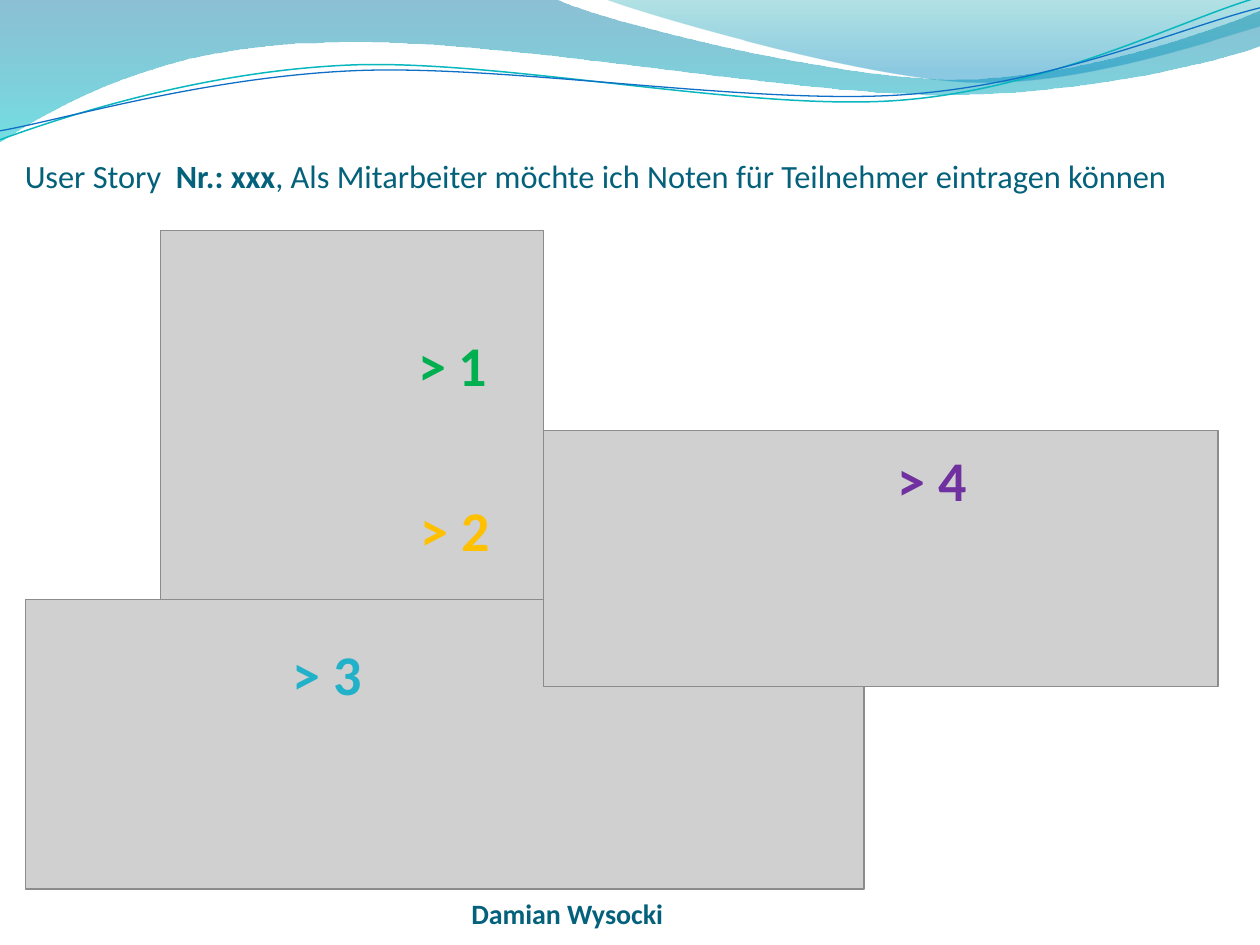
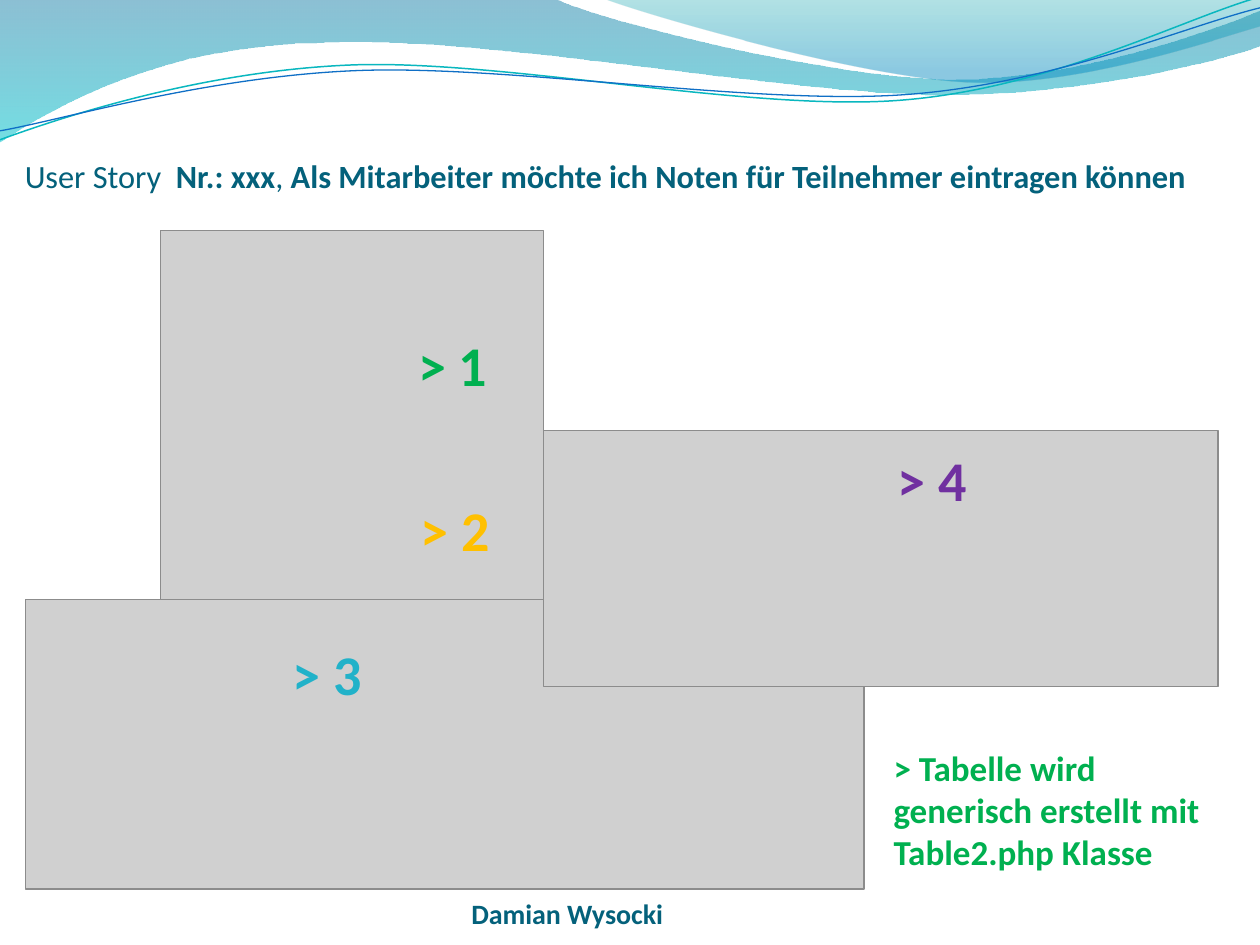
Before and after one commit to wf5ss2015/wfprj, a slide deck: slide 16 of Lehrveranstaltungsmanagement_Präsentation.pptx (slide 18 before the commit). Drawn at 1260x945 pixels with LibreOffice and Linux fonts; fonts in the diff are those of the drawing; grey boxes stand for pictures; background and template pictures are left out. Boxes give left, top, right and bottom in pixels: in the first picture for what was removed or moved away, otherwise in the second. Text is boxed around its words. In the diff, an @@ line names an element or a change of style, - is before the commit and + after.

```diff
--- a/Lehrveranstaltungsmanagement_Präsentation.pptx
+++ b/Lehrveranstaltungsmanagement_Präsentation.pptx
@@ text "User Story Nr.: xxx, Als ..." at [25, 165, 1185, 194]: bold on in "Als Mitarbeiter möchte ich Noten für Teilnehmer ..." @@
@@ text added at [894, 756, 1199, 871], 20 pt, text #00B050, bold @@
+> Tabelle wird generisch erstellt mit Table2.php Klasse
```
Also in this commit, not shown: 11 other slides changed, 1 other file.
